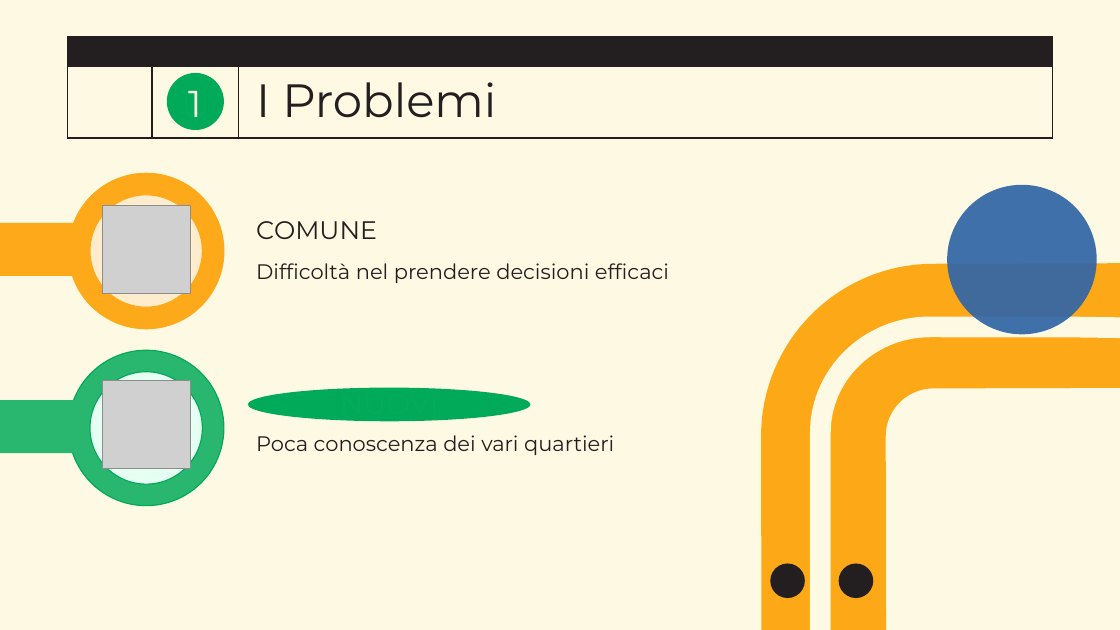
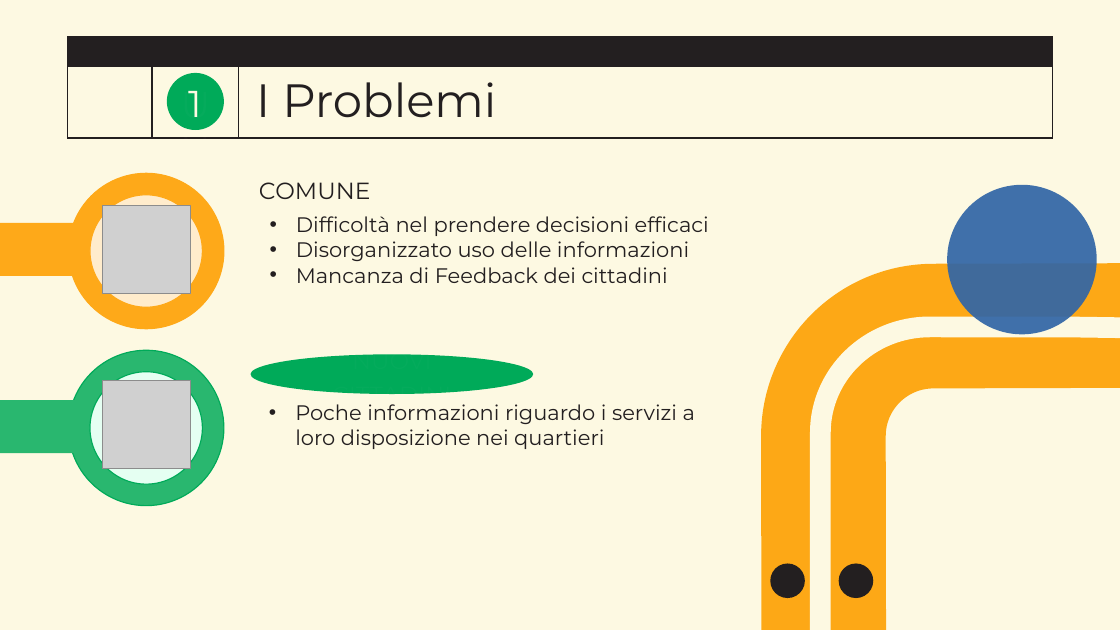
Before and after one commit to lucafano04/progettoIngenieriaSoftware, a slide deck: slide 2 of pitch.pptx. Drawn at 1120x630 pixels with LibreOffice and Linux fonts; fonts in the diff are those of the drawing; grey boxes stand for pictures; background and template pictures are left out. Boxes give left, top, right and bottom in pixels: in the first picture for what was removed or moved away, otherwise in the second. Text is boxed around its words. In the diff, an @@ line names an element or a change of style, - is before the commit and + after.

Commit message:
Modifiche prima slide
closes #5

```diff
--- a/pitch.pptx
+++ b/pitch.pptx
@@ text "COMUNE": place and size @@
-text "COMUNE" at box(256, 221, 377, 239)
+text "COMUNE" at box(259, 182, 370, 199)
@@ text "COMUNE" at box(259, 182, 370, 199): size 21.7 to 20 pt; line spacing 0.8 to 1.2; vertical alignment top to middle @@
@@ text "Difficoltà nel prendere decisioni efficaci": place and size @@
-text "Difficoltà nel prendere decisioni efficaci" at box(256, 263, 669, 283)
+text "Difficoltà nel prendere decisioni efficaci" at box(296, 216, 709, 283)
@@ text "Difficoltà nel prendere decisioni efficaci" at box(296, 216, 709, 283): vertical alignment top to middle @@
@@ text at box(296, 216, 709, 236): bullet none to • @@
@@ text at box(296, 241, 689, 283): paragraphs added @@
+• Disorganizzato uso delle informazioni
+• Mancanza di Feedback dei cittadini
@@ text "NUOVI CITTADINI": place and size @@
-text "NUOVI CITTADINI" at box(248, 387, 531, 421)
+text "NUOVI CITTADINI" at box(250, 355, 534, 394)
@@ text "NUOVI CITTADINI" at box(250, 355, 534, 394): size 24.8 to 20 pt; line spacing 0.8 to 1.2; vertical alignment top to middle @@
@@ text "Poche informazioni riguardo i servizi ..." at box(295, 404, 695, 449): vertical alignment top to middle @@
@@ text at box(295, 404, 695, 449): text changed @@
-Poca conoscenza dei vari quartieri
+• Poche informazioni riguardo i servizi a loro disposizione nei quartieri
```
